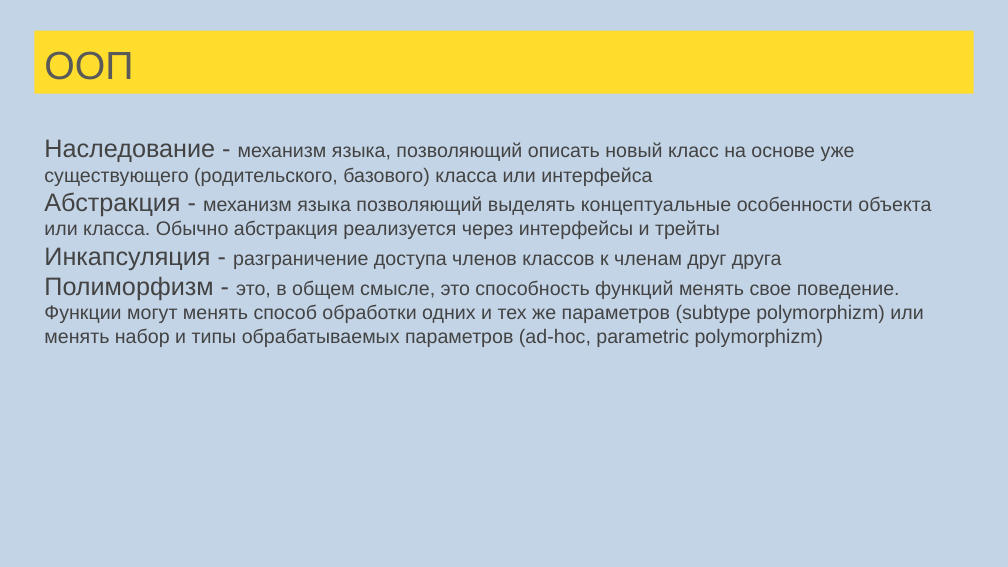
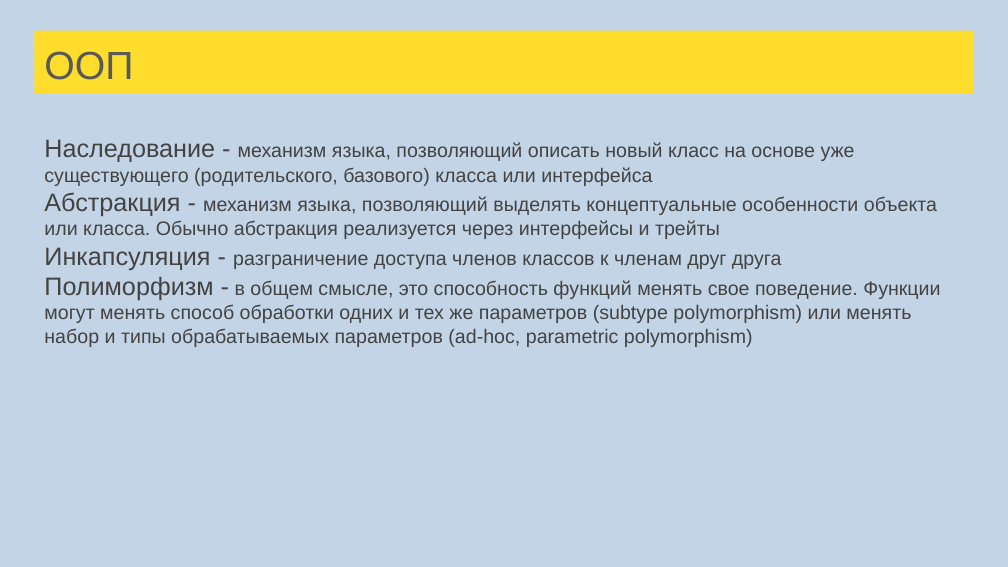
Before and after one commit to sergeypopov83/scala-school, a slide deck: slide 102 of src/main/resources/Лекции Scala для FinTech.pptx (slide 100 before the commit). Drawn at 1008x567 pixels with LibreOffice and Linux fonts; fonts in the diff are those of the drawing. Boxes give left, top, right and bottom in pixels: in the first picture for what was removed or moved away, otherwise in the second. Text is boxed around its words. In the diff, an @@ line names an element or a change of style, - is before the commit and + after.

```diff
--- a/src/main/resources/Лекции Scala для FinTech.pptx
+++ b/src/main/resources/Лекции Scala для FinTech.pptx
@@ text at <box>44,192,937,239</box>: text changed @@
-Абстракция - механизм языка позволяющий выделять концептуальные особенности объекта или класса. Обычно абстракция реализуется через интерфейсы и трейты
+Абстракция - механизм языка, позволяющий выделять концептуальные особенности объекта или класса. Обычно абстракция реализуется через интерфейсы и трейты
@@ text at <box>44,276,940,347</box>: text changed @@
-Полиморфизм - это, в общем смысле, это способность функций менять свое поведение. Функции могут менять способ обработки одних и тех же параметров (subtype polymorphizm) или менять набор и типы обрабатываемых параметров (ad-hoc, pаrametriс polymorphizm)
+Полиморфизм - в общем смысле, это способность функций менять свое поведение. Функции могут менять способ обработки одних и тех же параметров (subtype polymorphism) или менять набор и типы обрабатываемых параметров (ad-hoc, pаrametriс polymorphism)
```
Also in this commit, not shown: 25 other slides changed, 3 slides added, 1 other file.
